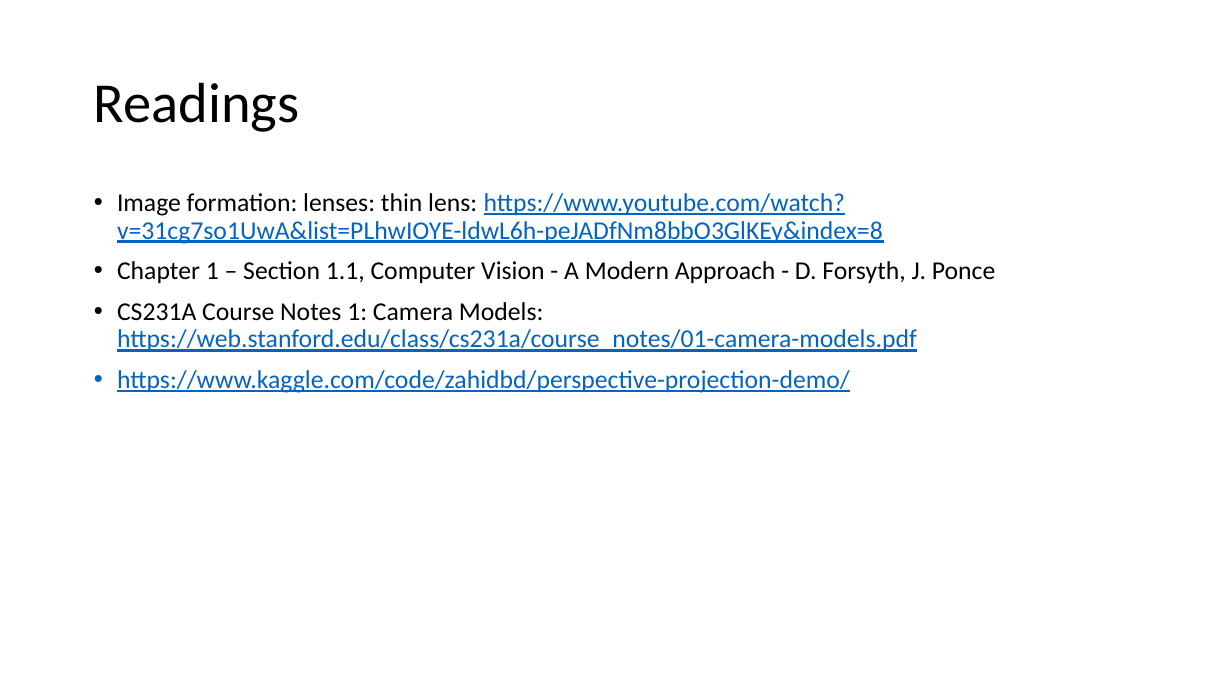
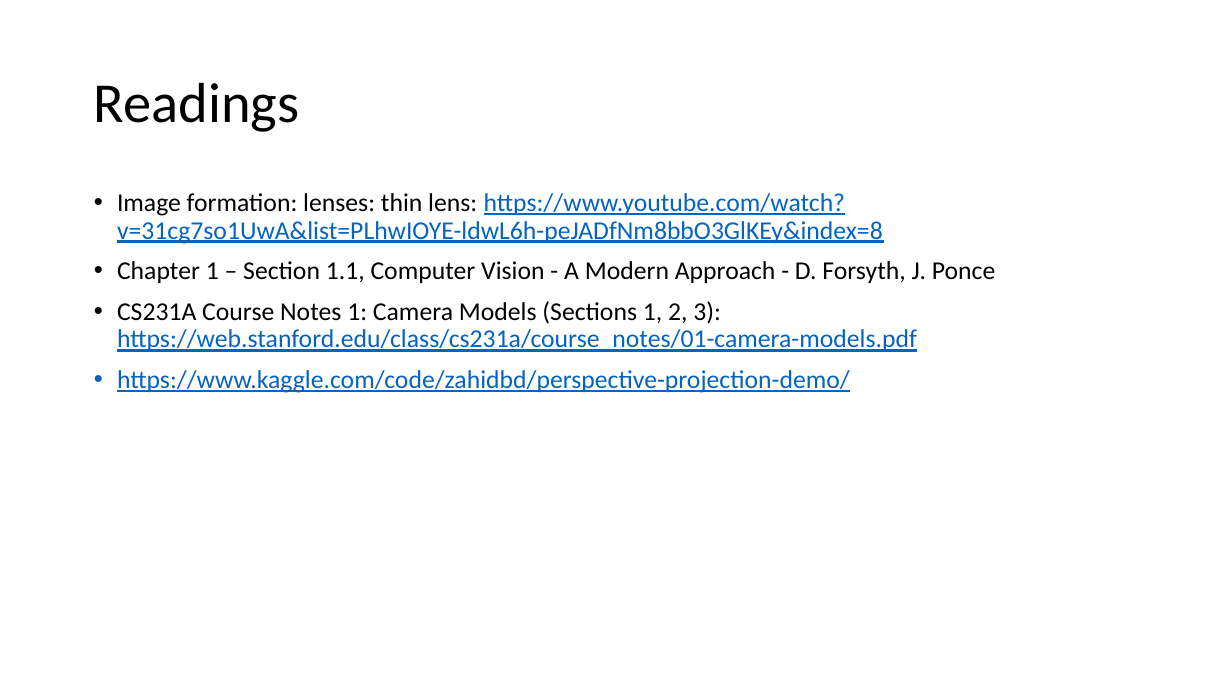
Before and after one commit to zahidcseku/cv-course-2026, a slide deck: slide 30 of Lecture 2.pptx. Drawn at 1232x693 pixels with LibreOffice and Linux fonts; fonts in the diff are those of the drawing. Boxes give left, top, right and bottom in pixels: in the first picture for what was removed or moved away, otherwise in the second. Text is boxed around its words. In the diff, an @@ line names an element or a change of style, - is before the commit and + after.

Commit message:
updated readings

```diff
--- a/Lecture 2.pptx
+++ b/Lecture 2.pptx
@@ text at <box>117,301,917,352</box>: text changed @@
-• CS231A Course Notes 1: Camera Models: https://web.stanford.edu/class/cs231a/course_notes/01-camera-models.pdf
+• CS231A Course Notes 1: Camera Models (Sections 1, 2, 3): https://web.stanford.edu/class/cs231a/course_notes/01-camera-models.pdf
```
